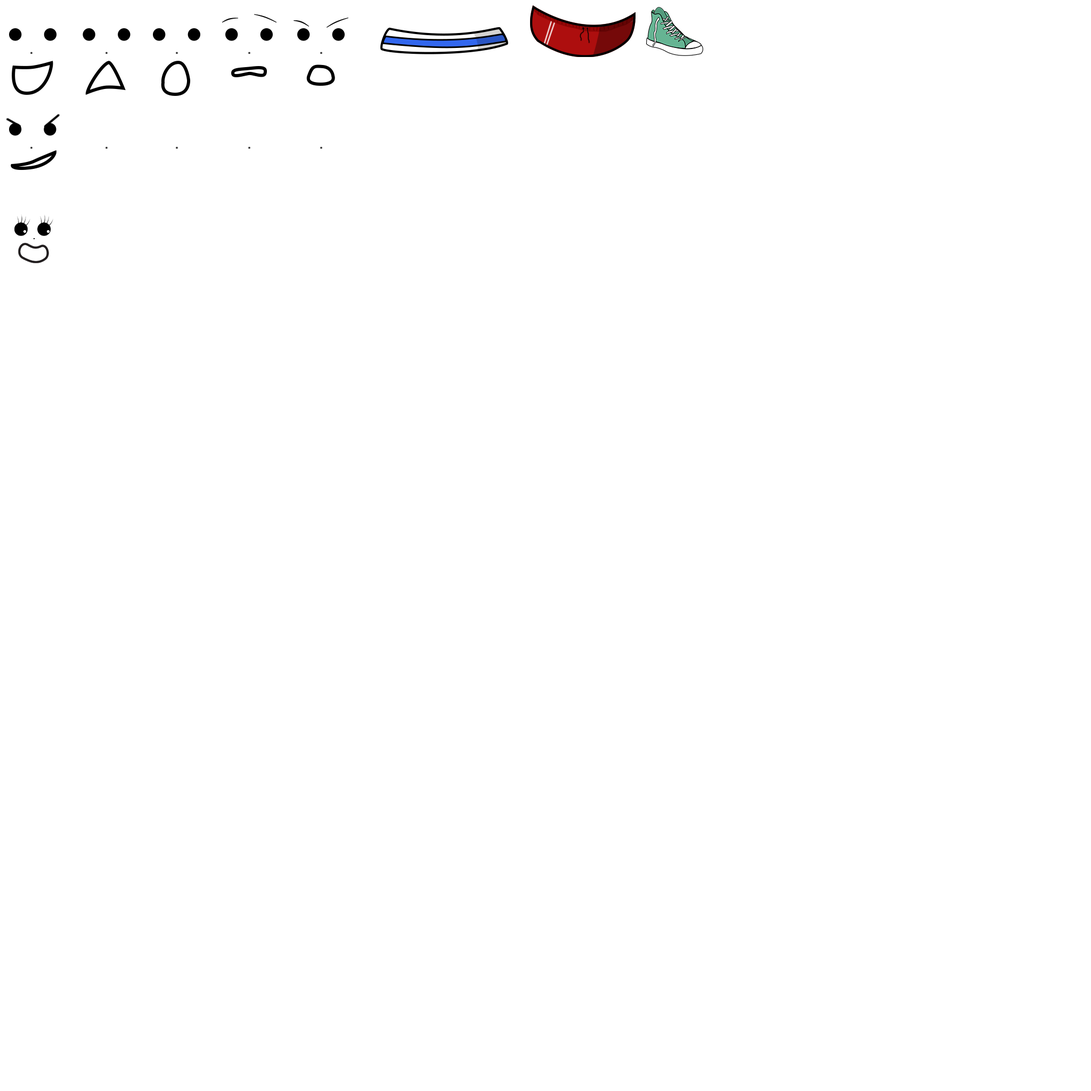
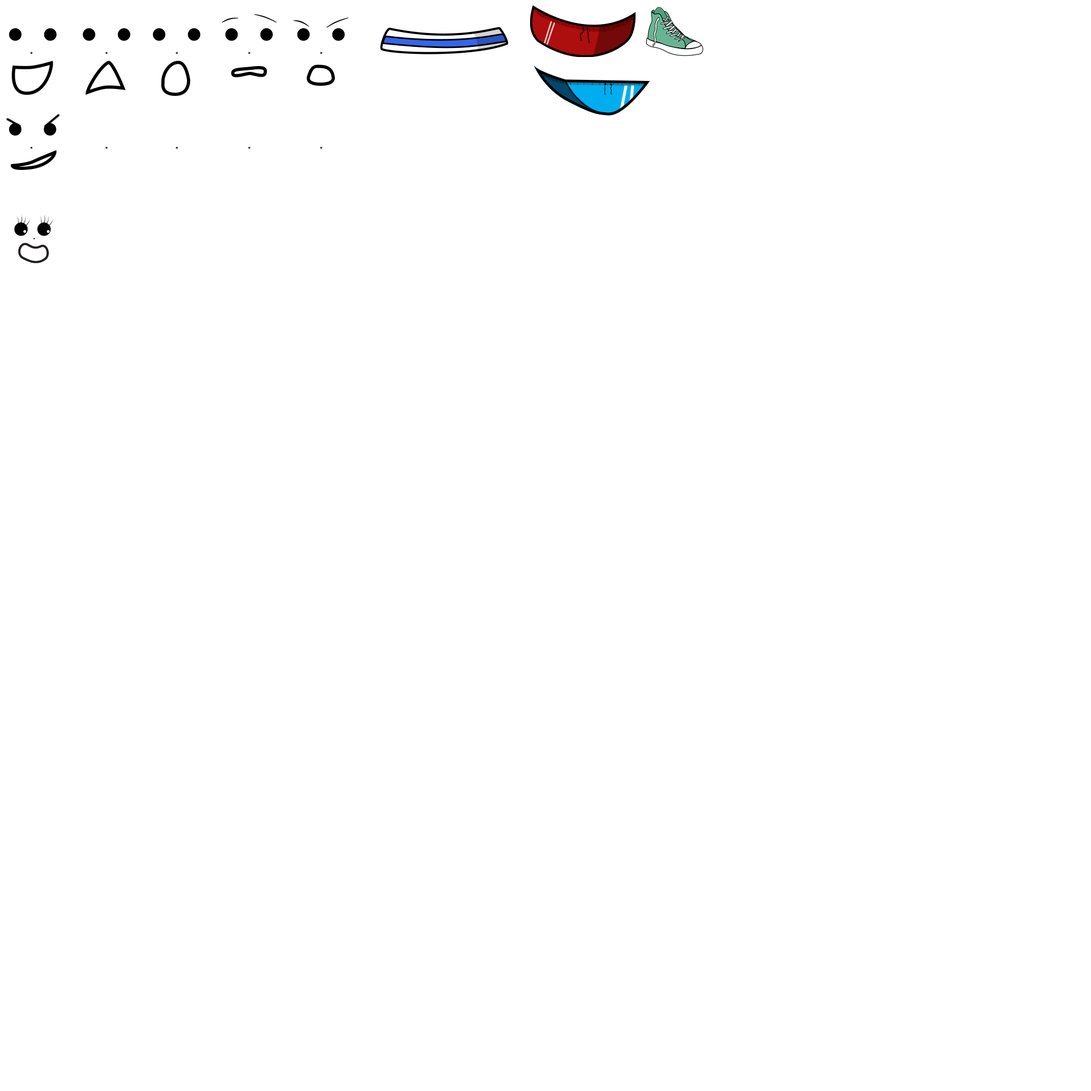
Two versions of the same layered image (1091 × 1091). Layer-by-layer changes:
added group "Blue shorts" with 5 layers above "Pine Faces" over left=534, top=65, right=651, bottom=116
added layer "Outline" in group "Blue shorts" over left=534, top=65, right=651, bottom=116
added layer "Stripes" in group "Blue shorts" over left=561, top=79, right=636, bottom=116
added layer "shadow" (multiply) in group "Blue shorts" over left=538, top=70, right=590, bottom=111
added layer "Band" in group "Blue shorts" over left=538, top=71, right=651, bottom=96
added layer "Base" (1st of 2, in "Blue shorts") in group "Blue shorts" over left=534, top=65, right=649, bottom=116
